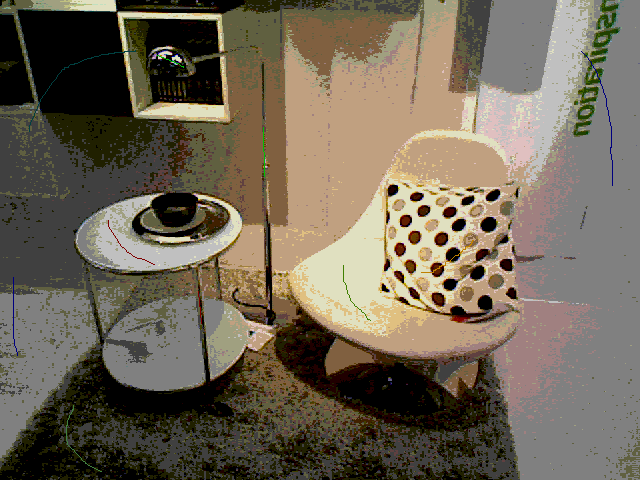
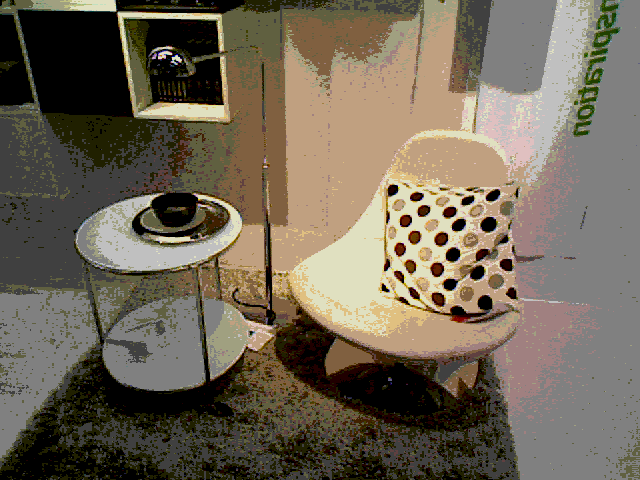
The second (640, 480) image is a revision of the first. Changes to its layers:
removed layer "Layer #1" over (13, 50, 613, 472)
